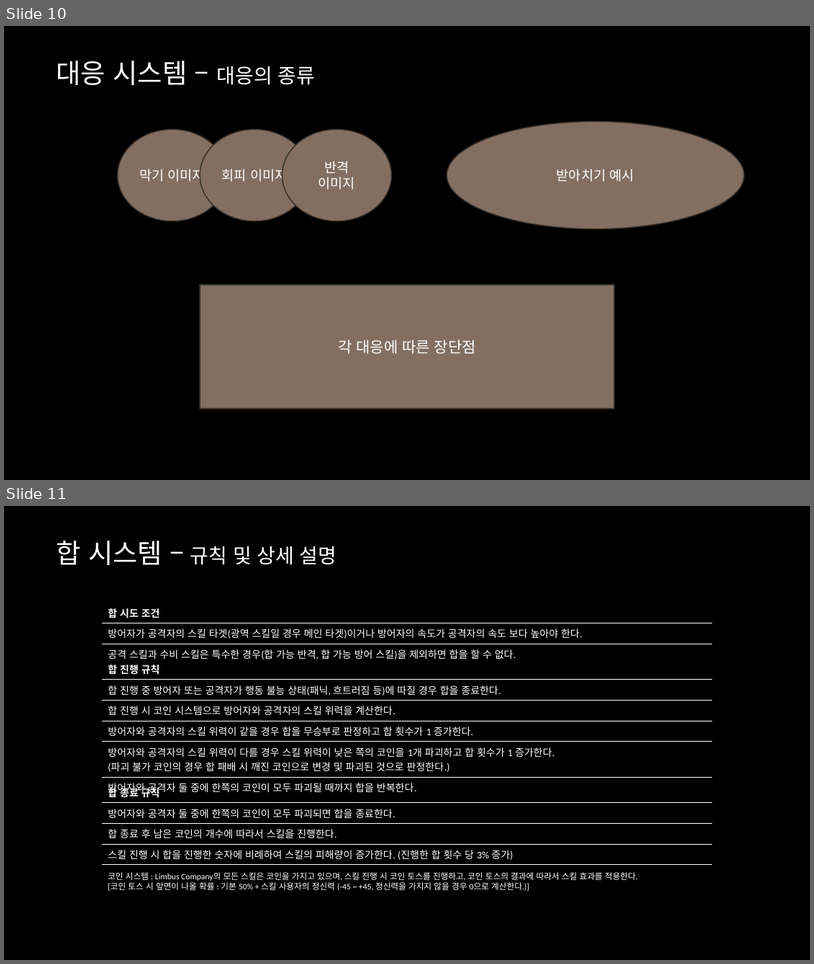
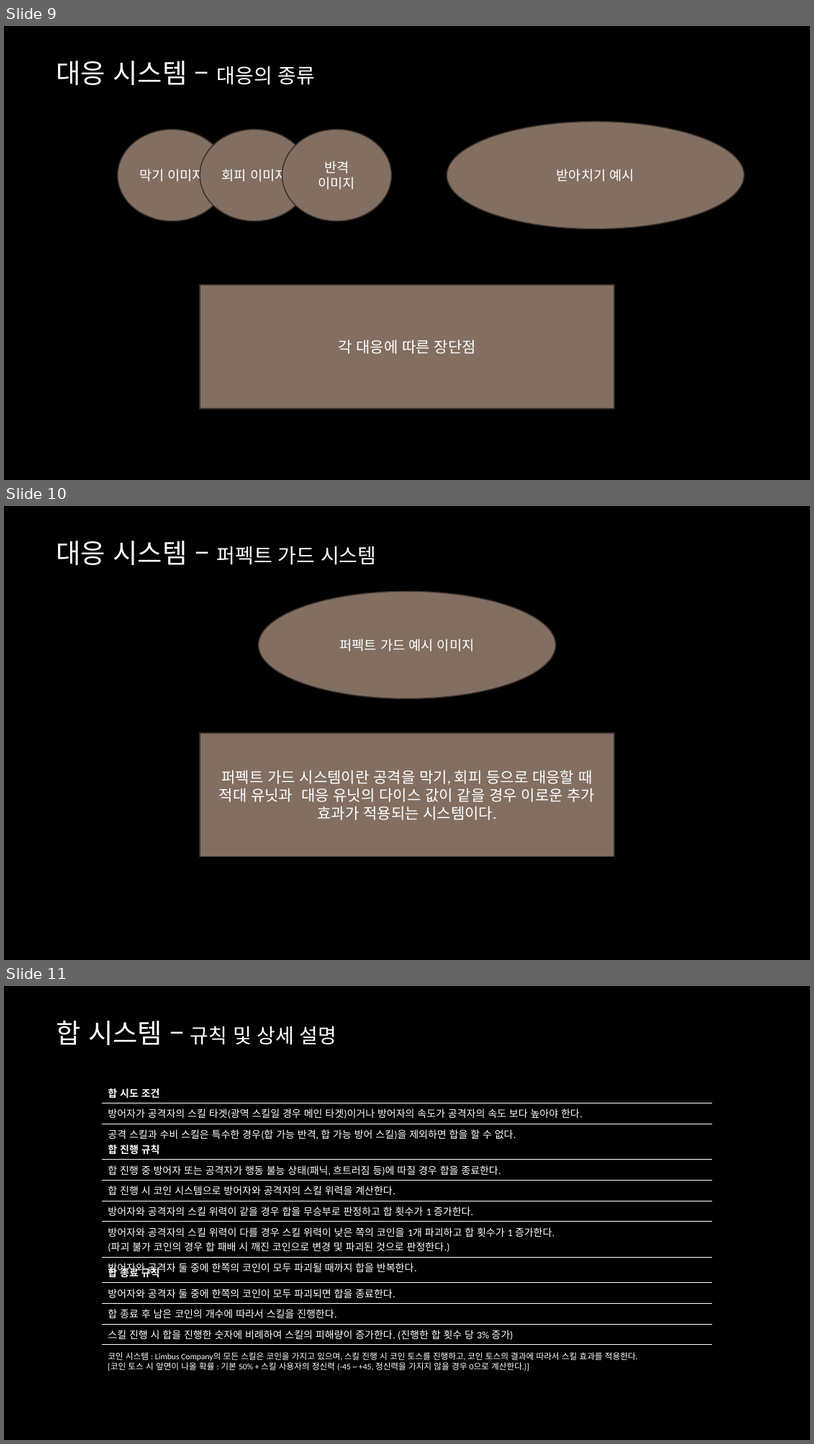
Before and after one commit to yjk0401/unityenginebasic_9th, a slide deck: 기획/SRPG/Srpg 기획서.pptx. Shown one above the other, each under a label of ours: slides 10 and 11 before the commit, slides 9, 10 and 11 after it. The pictures are 814x964 and 814x1444 pixels, drawn with LibreOffice and Linux fonts; fonts in the diff are those of the drawing; background and template pictures are left out. Boxes give left, top, right and bottom in pixels: in the first picture for what was removed or moved away, otherwise in the second. Text is boxed around its words. In the diff, an @@ line names an element or a change of style, - is before the commit and + after.

```diff
--- a/기획/SRPG/Srpg 기획서.pptx
+++ b/기획/SRPG/Srpg 기획서.pptx
@@ slide 10 added at (x1=4, y1=506, x2=810, y2=960), background picture (left out) @@
@@ text added at (x1=56, y1=541, x2=376, y2=565), 24 pt, text #FFFFFF @@
+대응 시스템 – 퍼펙트 가드 시스템
@@ ellipse added at (x1=259, y1=591, x2=556, y2=699), fill #826F61, outline #39312B 1.25 pt, 16 pt, text #FFFFFF @@
+퍼펙트 가드 예시 이미지
@@ rectangle added at (x1=200, y1=733, x2=615, y2=856), fill #826F61, outline #39312B 1.25 pt, 18 pt, text #FFFFFF @@
+퍼펙트 가드 시스템이란 공격을 막기, 회피 등으로 대응할 때 적대 유닛과 대응 유닛의 다이스 값이 같을 경우 이로운 추가 효과가 적용되는 시스템이다.
@@ what was slide 10 is now slide 9 @@
```
Also in this commit, not shown: 6 slides changed, 1 slide removed.
